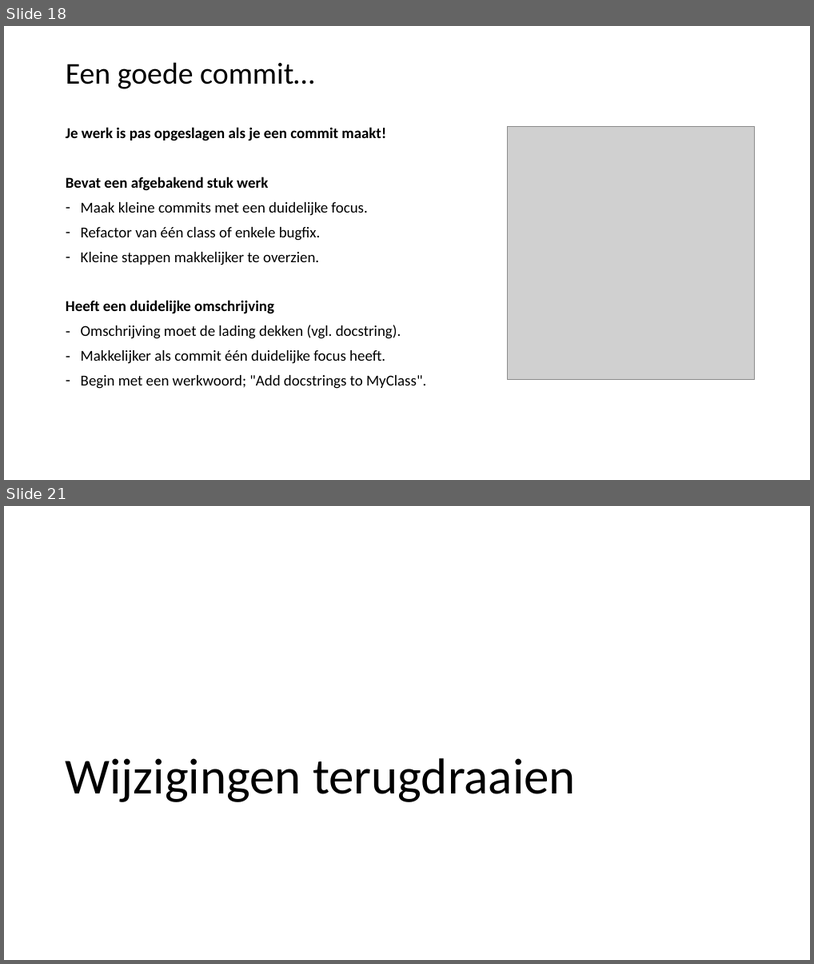
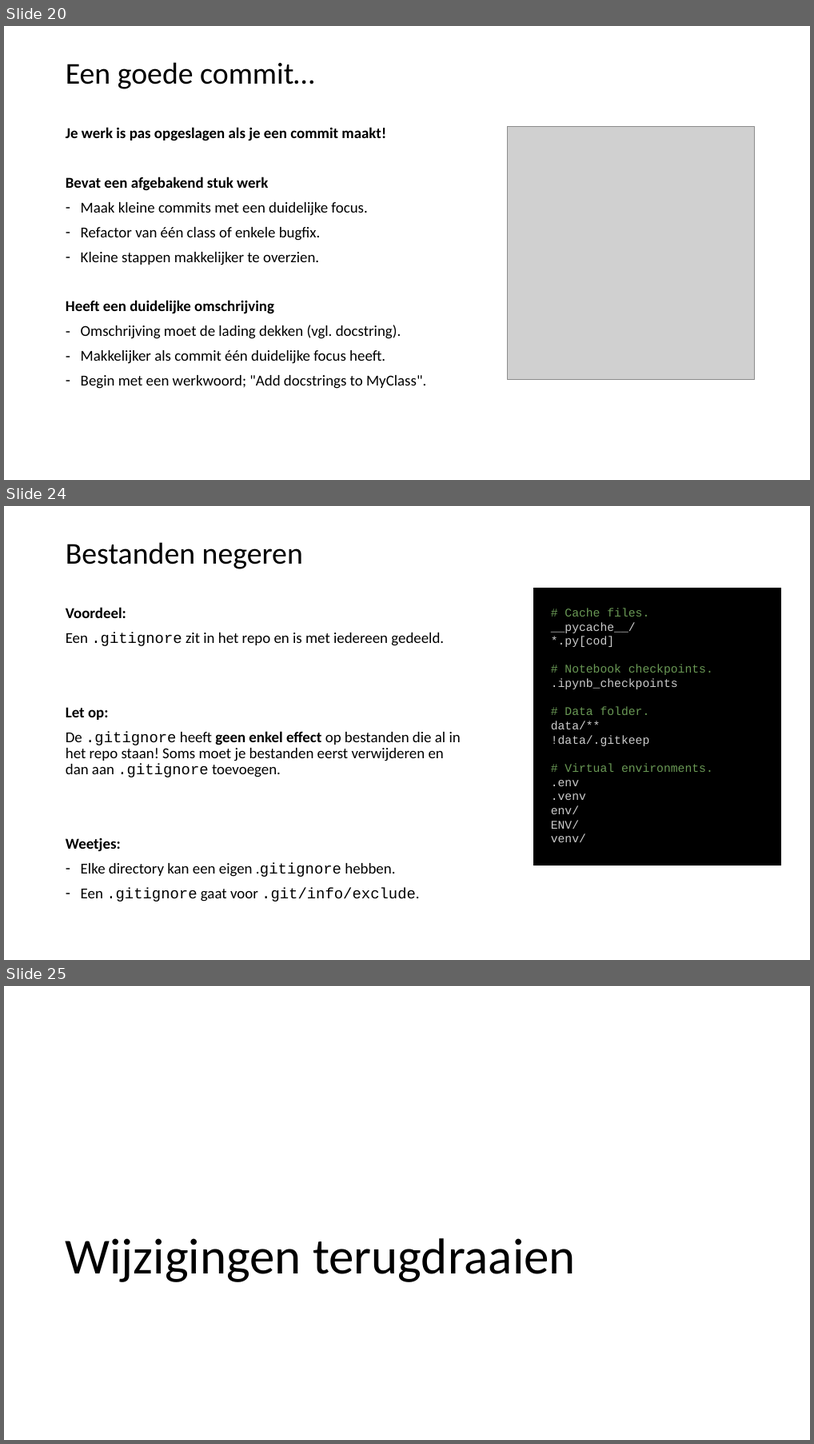
Before and after one commit to LFKoning/knowledge-sharing, a slide deck: git_course/1_basics/git_basic.pptx. Shown one above the other, each under a label of ours: slides 18 and 21 before the commit, slides 20, 24 and 25 after it; the slides between them are not shown. The pictures are 814x964 and 814x1444 pixels, drawn with LibreOffice and Linux fonts; fonts in the diff are those of the drawing; grey boxes stand for pictures. Boxes give left, top, right and bottom in pixels: in the first picture for what was removed or moved away, otherwise in the second. Text is boxed around its words. In the diff, an @@ line names an element or a change of style, - is before the commit and + after.

```diff
--- a/git_course/1_basics/git_basic.pptx
+++ b/git_course/1_basics/git_basic.pptx
@@ slide 24 added at (4,506,810,960), background #FFFFFF @@
@@ title added at (66,542,303,569), 36 pt, text #000000 @@
+Bestanden negeren
@@ rectangle added at (534,588,782,864), fill #000000, outline #000000 1 pt, 14 pt, text #CCCCCC @@
+# Cache files.
+__pycache__/
+*.py[cod]
+# Notebook checkpoints.
+.ipynb_checkpoints
+# Data folder.
+data/**
+!data/.gitkeep
+# Virtual environments.
+.env
+.venv
+env/
+ENV/
+venv/
@@ text added at (66,607,461,901), 18 pt, text #000000 @@
+Voordeel:
+Een .gitignore zit in het repo en is met iedereen gedeeld.
+Let op:
+De .gitignore heeft geen enkel effect op bestanden die al in het repo staan! Soms moet je bestanden eerst verwijderen en dan aan .gitignore toevoegen.
+Weetjes:
+– Elke directory kan een eigen .gitignore hebben.
+– Een .gitignore gaat voor .git/info/exclude.
@@ what was slide 18 is now slide 20 @@
@@ what was slide 21 is now slide 25 @@
```
Also in this commit, not shown: 7 slides changed, 15 other slides added, 1 other file.
